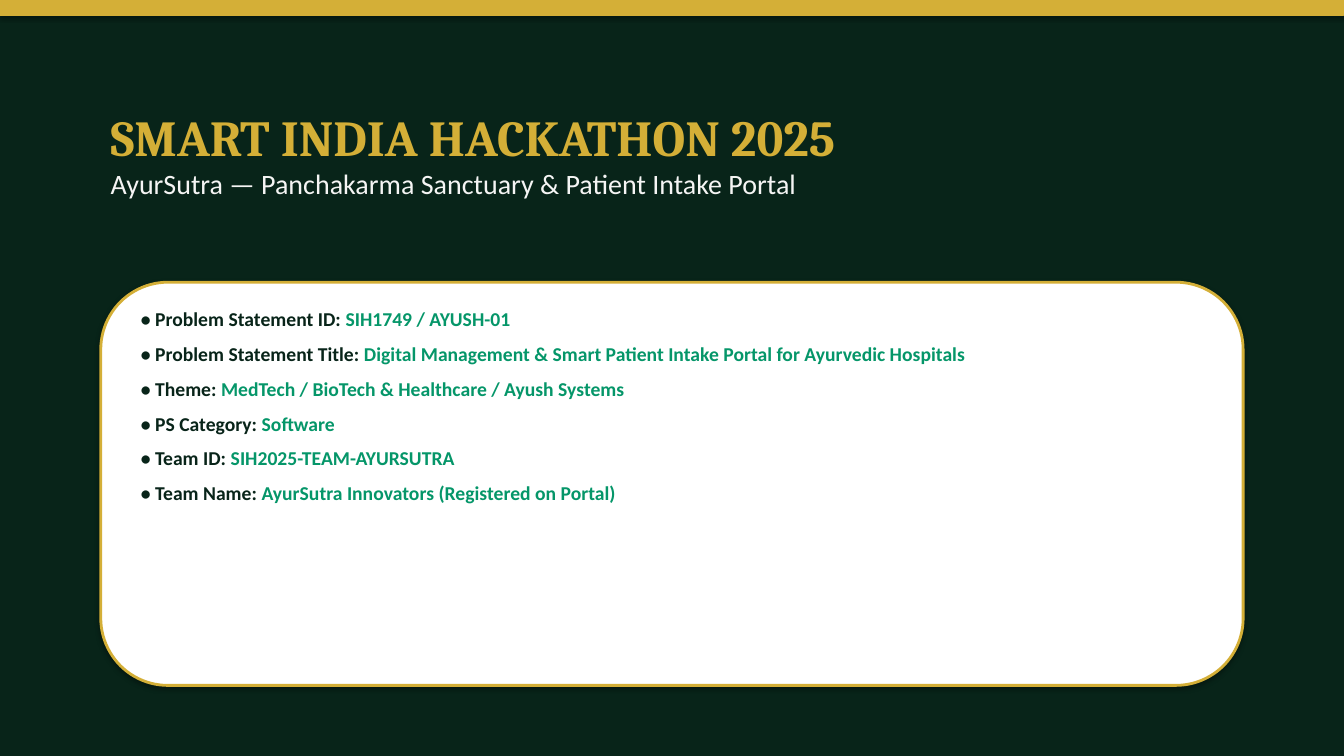
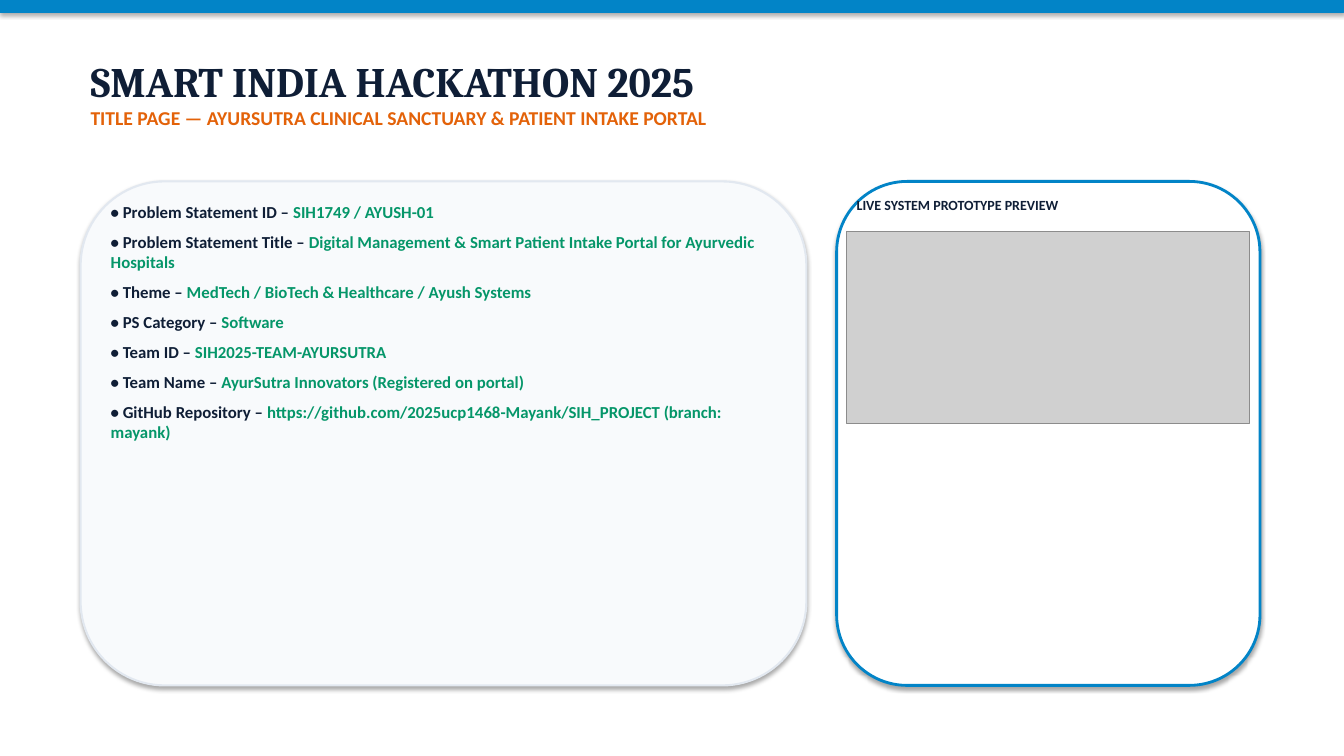
Before and after one commit to 2025ucp1468-Mayank/SIH_PROJECT, a slide deck: slide 1 of SIH_ppt.pptx. Drawn at 1344x756 pixels with LibreOffice and Linux fonts; fonts in the diff are those of the drawing; grey boxes stand for pictures. Boxes give left, top, right and bottom in pixels: in the first picture for what was removed or moved away, otherwise in the second. Text is boxed around its words. In the diff, an @@ line names an element or a change of style, - is before the commit and + after.

Commit message:
Format SIH_ppt.pptx and SIH_ppt.ppt with effortless clean light-theme styling and SIH official template structure

```diff
--- a/SIH_ppt.pptx
+++ b/SIH_ppt.pptx
@@ rectangle at (0,0,1344,756): fill #082419 to #FFFFFF @@
@@ rectangle at (0,0,1344,12): fill #D4AF37 to #0284C7; outline #D4AF37 0.75 pt to #0284C7 0.75 pt @@
@@ text "SMART INDIA HACKATHON 2025": place and size @@
-text "SMART INDIA HACKATHON 2025" at (111,122,835,199)
+text "SMART INDIA HACKATHON 2025" at (91,68,706,125)
@@ text at (91,68,694,98): size 36 to 30 pt, text colour #D4AF37 to #0F1E36 in "SMART INDIA HACKATHON 2025" @@
@@ text at (91,112,706,125): text changed; size 20 to 14 pt; text colour #F5F5F4 to #E36209; bold on @@
-AyurSutra — Panchakarma Sanctuary & Patient Intake Portal
+TITLE PAGE — AYURSUTRA CLINICAL SANCTUARY & PATIENT INTAKE PORTAL
@@ rounded rectangle: place and size @@
-rounded rectangle at (101,282,1243,686)
+rounded rectangle at (81,181,807,686)
@@ rounded rectangle at (81,181,807,686): fill #FFFFFF to #F8FAFC; outline #D4AF37 2 pt to #E2E8F0 1.5 pt @@
@@ text at (111,206,754,441): text changed; size 14 to 12 pt @@
-• Problem Statement ID: SIH1749 / AYUSH-01
-• Problem Statement Title: Digital Management & Smart Patient Intake Portal for Ayurvedic Hospitals
-• Theme: MedTech / BioTech & Healthcare / Ayush Systems
-• PS Category: Software
-• Team ID: SIH2025-TEAM-AYURSUTRA
-• Team Name: AyurSutra Innovators (Registered on Portal)
+• Problem Statement ID – SIH1749 / AYUSH-01
+• Problem Statement Title – Digital Management & Smart Patient Intake Portal for Ayurvedic Hospitals
+• Theme – MedTech / BioTech & Healthcare / Ayush Systems
+• PS Category – Software
+• Team ID – SIH2025-TEAM-AYURSUTRA
+• Team Name – AyurSutra Innovators (Registered on portal)
+• GitHub Repository – https://github.com/2025ucp1468-Mayank/SIH_PROJECT (branch: mayank)
@@ rounded rectangle added at (837,181,1260,686), fill #FFFFFF, outline #0284C7 2 pt @@
@@ text added at (857,198,1059,210), 10 pt, text #0F1E36, bold @@
+LIVE SYSTEM PROTOTYPE PREVIEW
@@ picture added at (847,232,1250,423) @@
```
Also in this commit, not shown: 4 other slides changed, 1 slide added, 1 slide removed.
